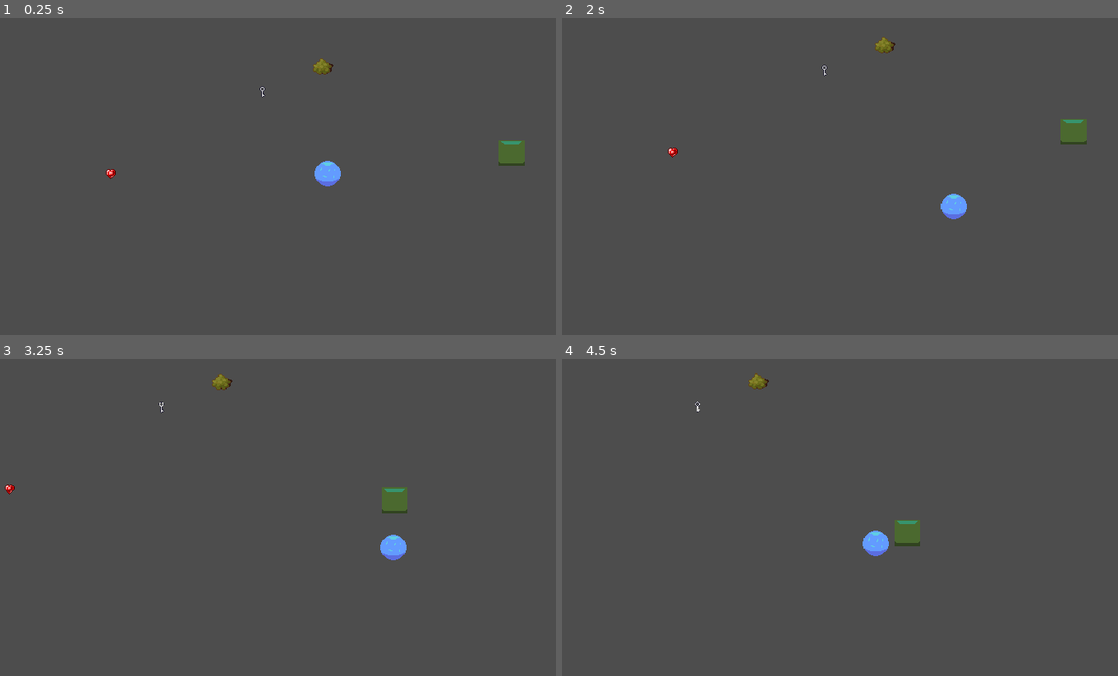
Above: before the commit, frames 1-4 (two rows, left to right).
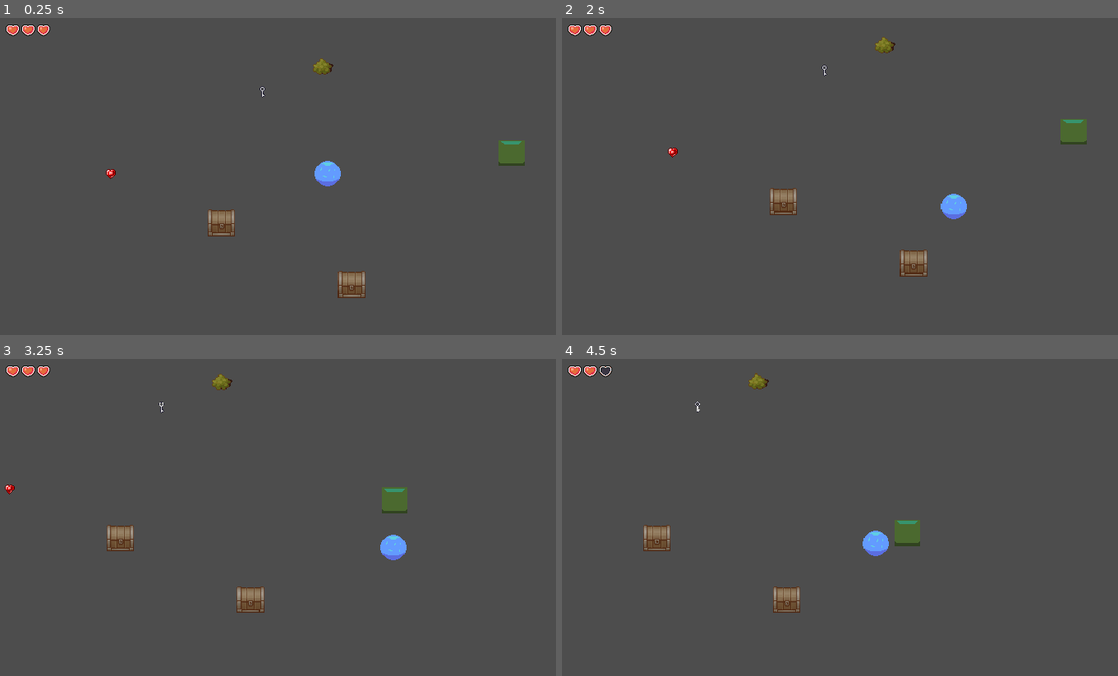
Above: after the commit, the same moments.

Repository: glebuga/SlimeRampage
Game: Godot game, scene res://Scenes/test_world.tscn
The game is run twice, just before and just after one commit, with the same random seed, the same clock (stepped at 60 frames per second) and the same inputs. The project has no main scene, so this scene is started directly.
Inputs:
- Up to frame 1 (0.25 s): no input
- Up to frame 2 (2 s): tap Enter at 0.5 s; hold D (run_right) 0.53-1.28 s; tap E (activation, bound only after the commit) at 0.6, 1.55 s; hold S (run_down) from 1.28 s (still down); tap W (run_top) at 1.35 s
- Up to frame 3 (3.25 s): release S (run_down) at 2.03 s; hold Up (shoot_top) 2.03-2.78 s; hold D (run_right) from 2.03 s (still down); tap E (activation, bound only after the commit) at 2.3, 2.85 s
- Up to frame 4 (4.5 s): release D (run_right) at 3.53 s; hold A (run_left) from 3.53 s (still down); tap E (activation, bound only after the commit) at 3.6 s; tap W (run_top) at 4.35 s

The runs differ from the first frame. In frame 1, 1.0% of the frame differs, in the area x 1-66%, y 2-89%; in frame 2, 1.0%; in frame 3, 1.0%; in frame 4, 1.0%.

Commit message:
Добавление здоровья персонажу

Diff:
--- a/Global.gd
+++ b/Global.gd
@@ -2,10 +2,11 @@
 
 var Damage_Enemy = 1 #Урон врага
 
-var Health_Player = 4 # Здоровье персонажа
+var Max_Health_Player: int = 3 # Максимальное здоровье персонажа
+var Сurrent_Health_Player: int = Max_Health_Player # Текущее здоровье персонажа
 var Fire_Rate_Player = 1 # Скорострельность персонажа
 var Speed_Player = 100 # Скорость персонажа
 var Damage_Player = 1 #Урон персонажа
-var Key_Player = 1 #кол-во ключей персонажа
+var Key_Player: int = 1 #кол-во ключей персонажа
 
 var inventory = []
--- a/Scenes/chest.tscn
+++ b/Scenes/chest.tscn
@@ -1,16 +1,18 @@
-[gd_scene load_steps=5 format=3 uid="uid://dn66abfl536fk"]
+[gd_scene load_steps=6 format=3 uid="uid://dn66abfl536fk"]
 
 [ext_resource type="Texture2D" uid="uid://b8pr8h25p3w4g" path="res://Sprites/TextureTileMap/objects/chest2.png" id="1_37npd"]
+[ext_resource type="Script" path="res://Scripts/chest.gd" id="1_mxvcc"]
 [ext_resource type="Texture2D" uid="uid://duvdrnp7bt2pg" path="res://Sprites/TextureTileMap/objects/chest1.png" id="2_8usi3"]
 
 [sub_resource type="CircleShape2D" id="CircleShape2D_wa8ve"]
 radius = 32.0156
 
 [sub_resource type="RectangleShape2D" id="RectangleShape2D_h6231"]
-size = Vector2(32, 14)
+size = Vector2(32, 17)
 
 [node name="chest" type="StaticBody2D"]
 collision_mask = 14
+script = ExtResource("1_mxvcc")
 
 [node name="chest zone" type="Area2D" parent="."]
 collision_mask = 2
@@ -20,7 +22,7 @@
 shape = SubResource("CircleShape2D_wa8ve")
 
 [node name="opened" type="Sprite2D" parent="."]
-visible = false
+position = Vector2(0, -22)
 texture = ExtResource("1_37npd")
 
 [node name="closed" type="Sprite2D" parent="."]
@@ -28,5 +30,8 @@
 texture = ExtResource("2_8usi3")
 
 [node name="CollisionShape2D" type="CollisionShape2D" parent="."]
-position = Vector2(0, -5)
+position = Vector2(0, -10.5)
 shape = SubResource("RectangleShape2D_h6231")
+
+[connection signal="body_entered" from="chest zone" to="." method="_on_chest_zone_body_entered"]
+[connection signal="body_exited" from="chest zone" to="." method="_on_chest_zone_body_exited"]
--- /dev/null
+++ b/Scenes/heart_gui.tscn
@@ -0,0 +1,15 @@
+[gd_scene load_steps=2 format=3 uid="uid://cdrkfh8i7xubi"]
+
+[ext_resource type="Texture2D" uid="uid://b2wlkvjvpy70q" path="res://Sprites/HUD/Heart.png" id="1_udc8h"]
+
+[node name="heartGui" type="Panel"]
+self_modulate = Color(1, 1, 1, 0)
+custom_minimum_size = Vector2(16, 13)
+offset_right = 16.0
+offset_bottom = 13.0
+
+[node name="Sprite2D" type="Sprite2D" parent="."]
+position = Vector2(0, -2)
+texture = ExtResource("1_udc8h")
+centered = false
+hframes = 5
--- /dev/null
+++ b/Scenes/hearts_container.tscn
@@ -0,0 +1,9 @@
+[gd_scene load_steps=2 format=3 uid="uid://be083nykk5xal"]
+
+[ext_resource type="Script" path="res://Scripts/hearts_container.gd" id="1_t2ryq"]
+
+[node name="heartsContainer" type="HBoxContainer"]
+offset_right = 40.0
+offset_bottom = 40.0
+theme_override_constants/separation = 2
+script = ExtResource("1_t2ryq")
--- a/Scenes/key.tscn
+++ b/Scenes/key.tscn
@@ -6,31 +6,22 @@
 [sub_resource type="CircleShape2D" id="CircleShape2D_bjih3"]
 radius = 8.06226
 
-[sub_resource type="CapsuleShape2D" id="CapsuleShape2D_ul0i3"]
-radius = 3.0
-height = 12.434
-
-[node name="key" type="StaticBody2D"]
-collision_layer = 0
-collision_mask = 0
+[node name="key" type="Node2D"]
 script = ExtResource("1_j8aot")
 
-[node name="Sprite2D" type="Sprite2D" parent="."]
+[node name="key" type="Sprite2D" parent="."]
 position = Vector2(-0.5, 0.5)
 scale = Vector2(0.46875, 0.46875)
 texture = ExtResource("1_bvyt0")
 hframes = 12
 
-[node name="Area2D" type="Area2D" parent="."]
+[node name="selection zone" type="Area2D" parent="."]
 position = Vector2(0, -1)
+collision_layer = 0
 collision_mask = 2
 
-[node name="CollisionShape2D" type="CollisionShape2D" parent="Area2D"]
+[node name="CollisionShape2D" type="CollisionShape2D" parent="selection zone"]
 position = Vector2(0, 2)
 shape = SubResource("CircleShape2D_bjih3")
 
-[node name="CollisionShape2D" type="CollisionShape2D" parent="."]
-position = Vector2(-0.231, 1)
-shape = SubResource("CapsuleShape2D_ul0i3")
-
-[connection signal="body_entered" from="Area2D" to="." method="_on_area_2d_body_entered"]
+[connection signal="body_entered" from="selection zone" to="." method="_on_area_2d_body_entered"]
--- a/Scenes/test_world.tscn
+++ b/Scenes/test_world.tscn
@@ -7,7 +7,9 @@
 [ext_resource type="PackedScene" uid="uid://dbpefmmiy11d0" path="res://Scenes/artifacts_scenes/bunny_hoppers.tscn" id="7_umf6l"]
 [ext_resource type="PackedScene" uid="uid://dk64fky75fn58" path="res://Scenes/key.tscn" id="8_5qlkd"]
 [ext_resource type="PackedScene" uid="uid://ssx1jrs8ytqe" path="res://Scenes/artifacts_scenes/fire_gauntlet.tscn" id="8_l3l1x"]
+[ext_resource type="PackedScene" uid="uid://be083nykk5xal" path="res://Scenes/hearts_container.tscn" id="9_7ow7h"]
 [ext_resource type="PackedScene" uid="uid://darpysf10vyp7" path="res://Scenes/artifacts_scenes/crystal_heart.tscn" id="9_bedg8"]
+[ext_resource type="PackedScene" uid="uid://dn66abfl536fk" path="res://Scenes/chest.tscn" id="10_6ys7y"]
 
 [node name="Node2D" type="Node2D"]
 y_sort_enabled = true
@@ -36,3 +38,17 @@
 
 [node name="key" parent="." instance=ExtResource("8_5qlkd")]
 position = Vector2(280, 72)
+
+[node name="CanvasLayer" type="CanvasLayer" parent="."]
+
+[node name="heartsContainer" parent="CanvasLayer" instance=ExtResource("9_7ow7h")]
+offset_left = 8.0
+offset_top = 8.0
+offset_right = 60.0
+offset_bottom = 48.0
+
+[node name="chest" parent="." instance=ExtResource("10_6ys7y")]
+position = Vector2(232, 240)
+
+[node name="chest2" parent="." instance=ExtResource("10_6ys7y")]
+position = Vector2(384, 312)
--- a/Scenes/tile_map.tscn
+++ b/Scenes/tile_map.tscn
@@ -698,3 +698,10 @@
 layer_2/y_sort_origin = 0
 layer_2/z_index = 1
 layer_2/tile_data = PackedInt32Array(0, 5, 2, 65536, 5, 2, 131072, 5, 2, 196608, 5, 2, 262144, 5, 2, 786432, 131077, 1, …(20330 unchanged characters)…
+layer_3/name = "decorative"
+layer_3/enabled = true
+layer_3/modulate = Color(1, 1, 1, 1)
+layer_3/y_sort_enabled = false
+layer_3/y_sort_origin = 0
+layer_3/z_index = 3
+layer_3/tile_data = PackedInt32Array()
--- a/Scripts/Artifacts/crystal_heart.gd
+++ b/Scripts/Artifacts/crystal_heart.gd
@@ -5,6 +5,7 @@
 func _on_body_entered(body):
 	if body.is_in_group("player"):
 		Global.inventory.append(self)
-		Global.Health_Player += health_bonus
+		Global.Max_Health_Player += health_bonus
+		Global.Сurrent_Health_Player += health_bonus
 		queue_free()
 	print(Global.inventory)
--- /dev/null
+++ b/Scripts/chest.gd
@@ -0,0 +1,34 @@
+extends StaticBody2D
+
+var player_nearby = false # Переменная, находится ли персонаж в зоне открытия сундука
+var its_open = false # Переменная, для того чтобы понять, закрыт ли сундук
+
+func _ready():
+	# Начальное отображение сундука
+	$opened.visible = false
+	$closed.visible = true
+
+
+func _physics_process(delta):
+	open_the_chest() # Вызов функции открытия сундука
+
+
+# Функции открытия сундука
+func open_the_chest():
+	if player_nearby and Global.Key_Player > 0 and !its_open: # Условие, если игрок находится в зоне сундука и если ключей больше 0 и если сундук закрыт
+		if Input.is_action_just_pressed("activation"): # Если нажата клавиша "Е"
+			its_open = true
+			Global.Key_Player -= 1 # Отнимаем ключ у глобальной переменной
+			# Меняем отображение сундука
+			$opened.visible = true
+			$closed.visible = false
+
+
+func _on_chest_zone_body_entered(body):
+	if body.has_method("player"):
+		player_nearby = true
+
+
+func _on_chest_zone_body_exited(body):
+	if body.has_method("player"):
+		player_nearby = false
--- /dev/null
+++ b/Scripts/hearts_container.gd
@@ -0,0 +1,25 @@
+extends HBoxContainer
+
+var heart = preload("res://Scenes/heart_gui.tscn") # Загружаем сцену сердца
+
+
+func _ready():
+	for i in range(Global.Max_Health_Player):
+		add_child(heart.instantiate())
+	# Подписка на сигнал refresh_health
+	$"../../Player".refresh_health.connect(_on_player_refresh_health)
+
+
+func refresh_health():
+	# Найти последнее заполненное сердце
+	for i in range(get_child_count() - 1, -1, -1):
+		var heart = get_child(i)
+		var sprite = heart.get_node("Sprite2D")
+		if sprite.frame == 0:
+			# Обновить фрейм сердца
+			sprite.frame = 4
+			break
+
+
+func _on_player_refresh_health():
+	refresh_health()
--- a/Scripts/key.gd
+++ b/Scripts/key.gd
@@ -1,4 +1,4 @@
-extends StaticBody2D
+extends Node2D
 
 # Обработка сигнала, когда что-то поподает в коллизию ключа
 func _on_area_2d_body_entered(body):
--- a/Scripts/player.gd
+++ b/Scripts/player.gd
@@ -11,6 +11,12 @@
 var enemy_inattack_range = false # Переменная, входит ли враг в область хитбокса
 var enemy_attack_cooldown = true
 
+signal refresh_health
+
+
+func _ready():
+	pass
+
 
 func _process(_delta):
 	player_shoot() # Вызов функции стрельбы персонажа
@@ -20,9 +26,9 @@
 	player_movement(delta) # Вызов функции передвижения персонажа
 	enemy_attack() # Вызов функции атаки по персонажу
 
-	if Global.Health_Player <= 0:
+	if Global.Сurrent_Health_Player <= 0:
 		player_alive = false # здесь может быть конечный экран при смерти мерсонажа
-		Global.Health_Player = 0
+		Global.Сurrent_Health_Player = 0
 		print("player has been killed")
 		self.queue_free()
 
@@ -98,7 +104,8 @@
 # Обработка получения урона персонажем
 func enemy_attack():
 	if enemy_inattack_range and enemy_attack_cooldown:
-		Global.Health_Player = Global.Health_Player - Global.Damage_Enemy
+		Global.Сurrent_Health_Player = Global.Сurrent_Health_Player - Global.Damage_Enemy
+		refresh_health.emit()
 		enemy_attack_cooldown = false
 		$time_of_taking_damage.start()
 		print("player took 1 gamage")
--- a/project.godot
+++ b/project.godot
@@ -94,6 +94,11 @@
 "events": [Object(InputEventKey,"resource_local_to_scene":false,"resource_name":"","device":-1,"window_id":0,"alt_press …(182 unchanged characters)…
 ]
 }
+activation={
+"deadzone": 0.5,
+"events": [Object(InputEventKey,"resource_local_to_scene":false,"resource_name":"","device":-1,"window_id":0,"alt_pressed":false,"shift_pressed":false,"ctrl_pressed":false,"meta_pressed":false,"pressed":false,"keycode":0,"physical_keycode":69,"key_label":0,"unicode":101,"echo":false,"script":null)
+]
+}
 
 [layer_names]
 
Not shown: 1 places in Scenes/key.tscn that only renumber resources
Not shown: 1 places in Scenes/test_world.tscn that only renumber resources
